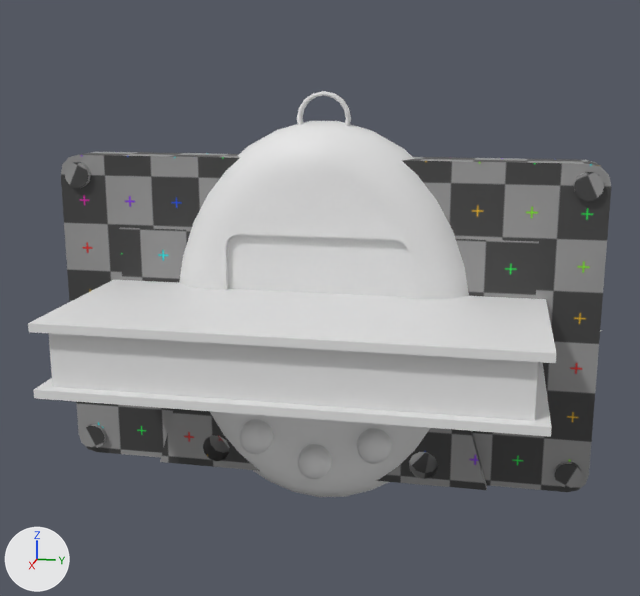
What one commit did to the glTF model assets/models/pet/Tamogotchi.glb.
Rendered twice from a 50 mm lens placed at (4.4, 0.86, 1.2), pointed at (0.04, -0.01, 0.11). Every picture has the same lights, and +X, +Y and +Z are marked at lower left. The first picture is the older version. Where no turn or scale is listed for an object, it has been applied to the vertices. Vertices at exactly the same position are counted once.

Objects in the first picture: 'Box.014', 'Button0', 'Button1', 'Button2', 'Cube', 'LCD', 'Tamogotchi'.
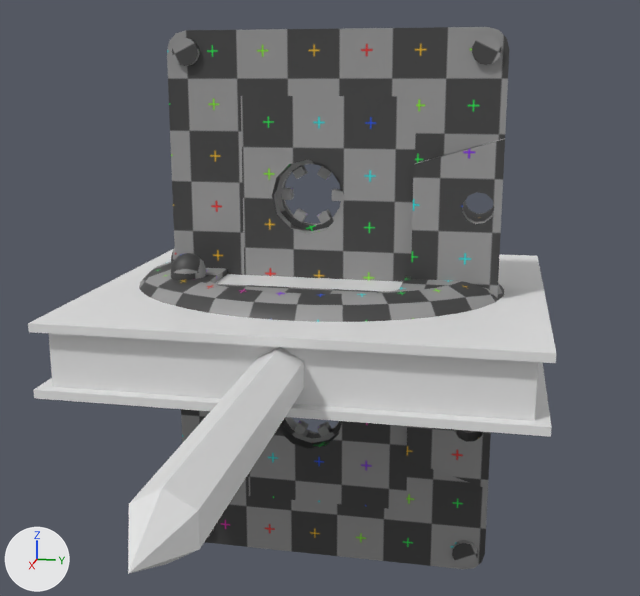
The change in detail:
Material 'TamagotchiM' (mat_tamagotchim) is new.
Its texture is img_untitled.
me_cylinder_030 is used by ob_pencil; location (0.0, 0.0, 0.0); rotation (-1.571, 0.0, 0.0), in degrees (-90, 0, 0); scale (0.064, 0.064, 1.08).
me_cylinder_030 had 37 vertices, 70 faces and spanned x -0.87..0.87, y -1.0..1.0, z -1.25..1.3.
me_cylinder_030 now has 43 vertices, 82 faces and spans x -2.44..2.54, y -0.1..0.1, z -0.12..0.12.
me_cylinder_030 part 1: 37 vertices removed from x -0.87..0.87, y -1.0..1.0, z -1.25..1.3; 43 vertices added at x -2.44..2.54, y -0.1..0.1, z -0.12..0.12.
me_sphere_002 is used by ob_tamogotchi; location (0.0, 0.0, 0.0).
me_sphere_002 had 388 vertices, 750 faces and spanned x -0.23..0.23, y -0.79..0.79, z -1.0..1.14.
me_sphere_002 now has 388 vertices, 750 faces and spans x -0.79..0.79, y -1.07..1.07, z -0.23..0.23.
me_sphere_002 part 2: the whole mesh is multiplied about its middle by the matrix ((0.0, 1.0, 0.0), (0.0, 0.0, 1.0), (1.0, 0.0, 0.0)), then moved by (0.0, 0.0, -0.07).
me_sphere_002 part 3: all 670 faces that had it switch from mat_tamogotchi (white #e7e7e7) to mat_tamagotchim (picture img_untitled).
me_cylinder_013 is used by ob_button0; location (0.233, -0.307, -0.596).
me_cylinder_013 had 80 vertices, 156 faces and spanned x -0.106..0.106, y -0.087..0.087, z -0.087..0.087.
me_cylinder_013 now has 80 vertices, 142 faces and spans x -0.087..0.087, y -0.087..0.087, z -0.106..0.106.
me_cylinder_013 part 4: 80 vertices removed from x -0.106..0.106, y -0.087..0.087, z -0.087..0.087; 80 vertices added at x -0.087..0.087, y -0.087..0.087, z -0.106..0.106.
me_cylinder_013 gains material mat_tamagotchim (picture img_untitled).
me_cylinder_028 is used by ob_button1; location (0.233, 0.001, -0.709).
me_cylinder_028 had 80 vertices, 156 faces and spanned x -0.106..0.106, y -0.087..0.087, z -0.087..0.087.
me_cylinder_028 now has 69 vertices, 120 faces and spans x -0.087..0.087, y -0.087..0.087, z -0.106..0.106.
me_cylinder_028 part 5: the whole mesh is rebuilt.
me_cylinder_028 gains material mat_tamagotchim (picture img_untitled).
me_cylinder_029 is used by ob_button2; location (0.233, 0.308, -0.596).
me_cylinder_029 had 80 vertices, 156 faces and spanned x -0.106..0.106, y -0.087..0.087, z -0.087..0.087.
me_cylinder_029 now has 80 vertices, 142 faces and spans x -0.087..0.087, y -0.087..0.087, z -0.106..0.106.
me_cylinder_029 part 6: 80 vertices removed from x -0.106..0.106, y -0.087..0.087, z -0.087..0.087; 80 vertices added at x -0.087..0.087, y -0.087..0.087, z -0.106..0.106.
me_cylinder_029 gains material mat_tamagotchim (picture img_untitled).
me_sphere_003 is used by ob_lcd; location (0.0, 0.0, 0.0).
me_sphere_003 had 16 vertices, 14 faces and spanned x 0.197, y -0.453..0.453, z -0.458..0.458.
me_sphere_003 now has 16 vertices, 14 faces and spans x -0.453..0.453, y -0.458..0.458, z 0.0.
me_sphere_003 part 7: the whole mesh is multiplied about its middle by the matrix ((0.0, 1.0, 0.0), (0.0, 0.0, 1.0), (1.0, 0.0, 0.0)), then moved by (-0.197, 0.0, 0.0).
Object 'Pencil' (ob_pencil) turns from (-90, 0, 0) to (0, 0, 0) degrees about x, y and z.
Object 'Pencil' (ob_pencil) is rescaled from (0.064, 0.064, 1.08) to (1.0, 1.0, 1.0).
Object 'Box.014' (ob_box_014) moves from (0.0, 0.0, 0.0) to (0.0, 0.059, 0.059).
Object 'Box.014' (ob_box_014) turns from (0, 0, 0) to (90, 0, 0) degrees about x, y and z.
Object 'Tamogotchi' (ob_tamogotchi) moves from (0.0, 0.0, 0.0) to (0.003, 0.045, 0.027).
Object 'LCD' (ob_lcd) moves from (0.0, 0.0, 0.0) to (0.003, -0.024, 0.228).

Location of each change, (x1, y1, x2, y2) in pixels of the pictures (640 x 596 px; the box of a moved part takes in the faces that stretch with it):
'Box.014', moved, turned
    before: (61, 152, 611, 492)
    after: (167, 27, 509, 569)
'Tamogotchi', reshaped, recoloured, moved
    before: (179, 91, 469, 497)
    after: (139, 262, 504, 322)
'Pencil', reshaped, turned, rescaled (not visible before)
    after: (128, 347, 304, 574)
'LCD', reshaped, moved
    before: (227, 234, 408, 297)
    after: (216, 274, 403, 291)
part 2 of me_sphere_002, moved or reshaped
    before: (179, 91, 469, 497)
    after: (139, 262, 504, 322)
part 3 of me_sphere_002, recoloured
    before: (179, 121, 469, 497)
    after: (139, 262, 504, 322)
part 4 of me_cylinder_013, moved or reshaped (not visible afterwards)
    before: (239, 419, 274, 454)
part 5 of me_cylinder_028, moved or reshaped (mostly hidden afterwards)
    before: (298, 444, 332, 479)
    after: (171, 248, 175, 264)
part 6 of me_cylinder_029, moved or reshaped
    before: (357, 428, 392, 464)
    after: (171, 253, 206, 280)
'Cylinder.001', unchanged, uncovered by the edit
    after: (276, 160, 344, 231)
